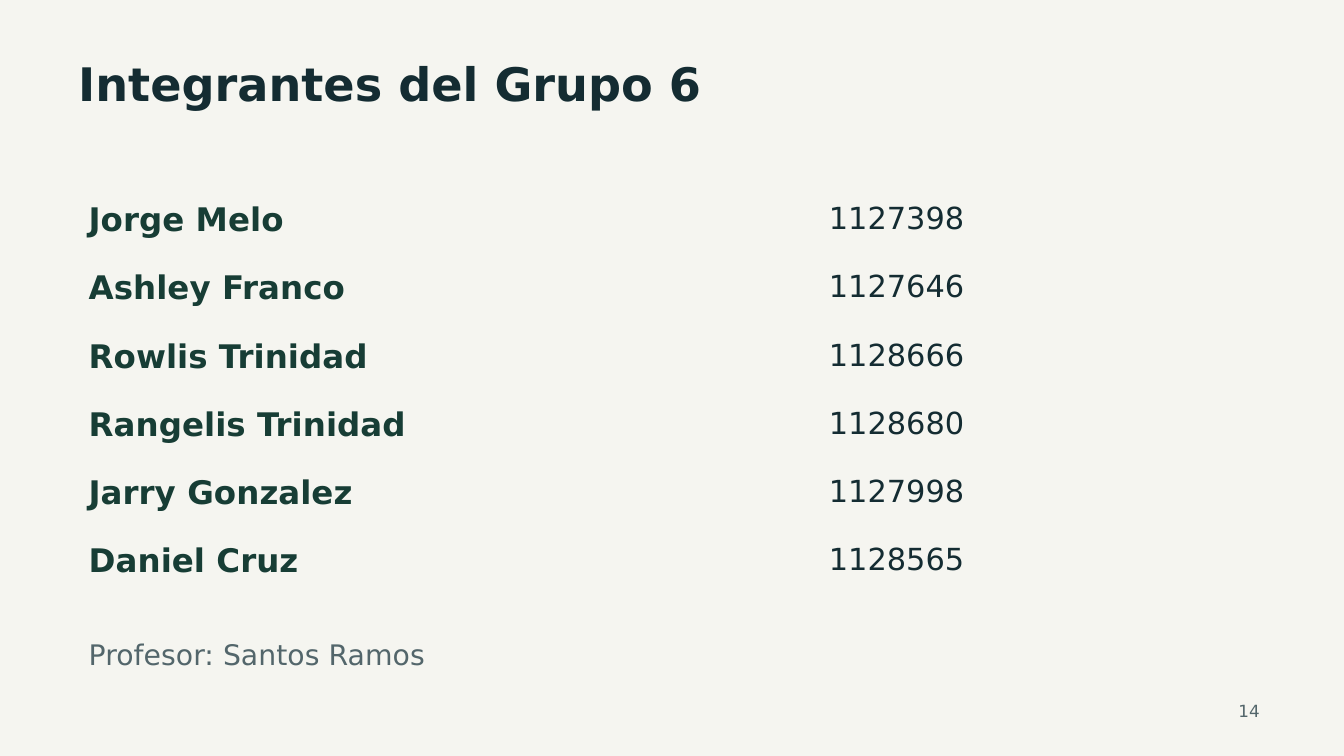
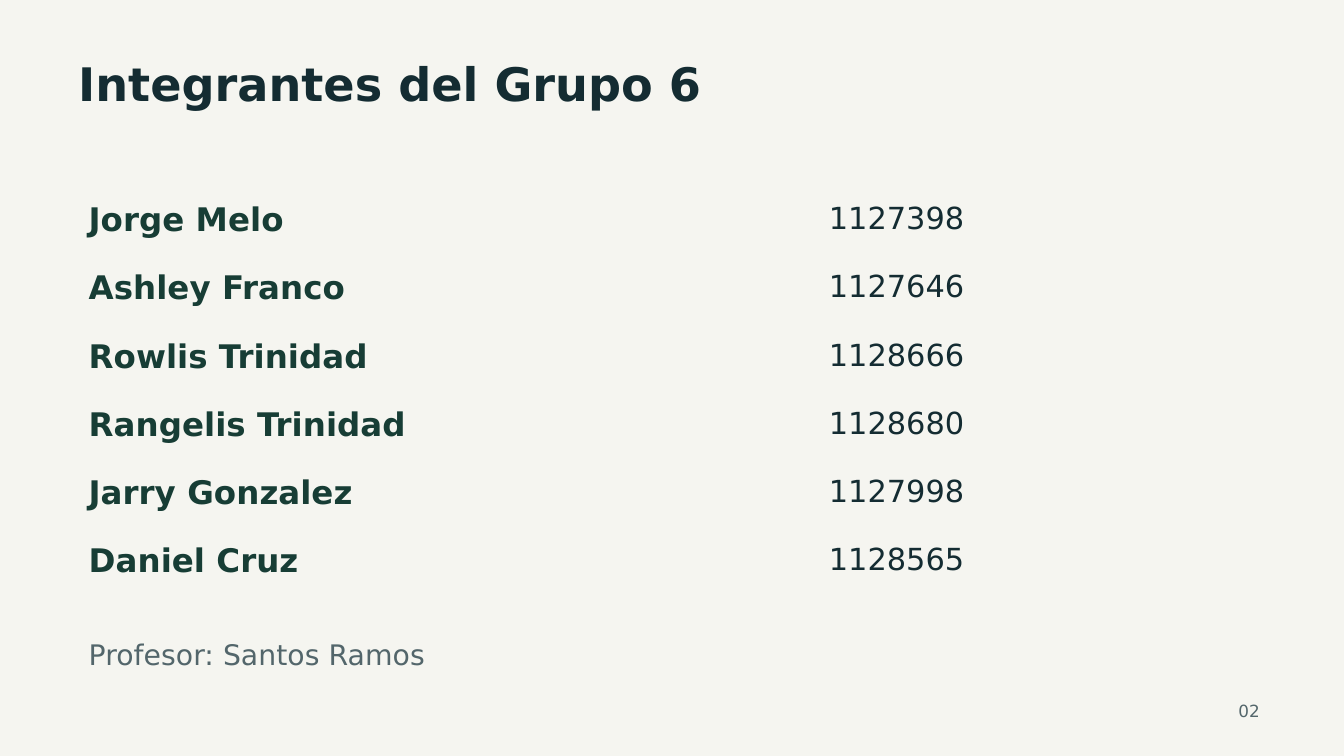
Before and after one commit to Rowlistp/ING-IDS347-01-TENDENCIAS-EN-DESARROLLO-DE-SOFTWARE, a slide deck: slide 2 of docs/presentacion/FuelTrack-Presentacion.pptx (slide 14 before the commit). Drawn at 1344x756 pixels with LibreOffice and Linux fonts; fonts in the diff are those of the drawing. Boxes give left, top, right and bottom in pixels: in the first picture for what was removed or moved away, otherwise in the second. Text is boxed around its words. In the diff, an @@ line names an element or a change of style, - is before the commit and + after.

```diff
--- a/docs/presentacion/FuelTrack-Presentacion.pptx
+++ b/docs/presentacion/FuelTrack-Presentacion.pptx
@@ text at (1238, 704, 1259, 717): text changed @@
-14
+02
```
Also in this commit, not shown: 14 other slides changed, 1 slide added, 1 slide removed, 10 other files.
